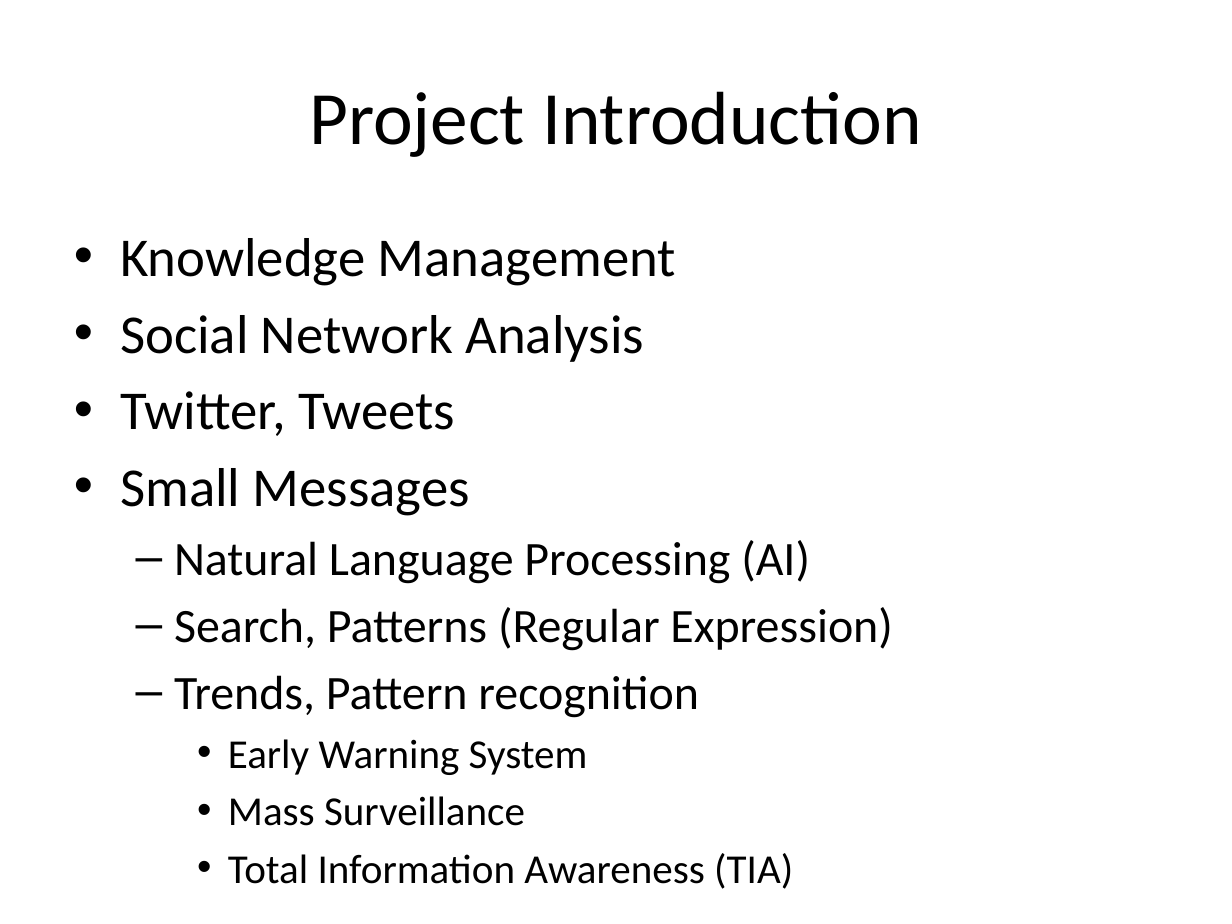
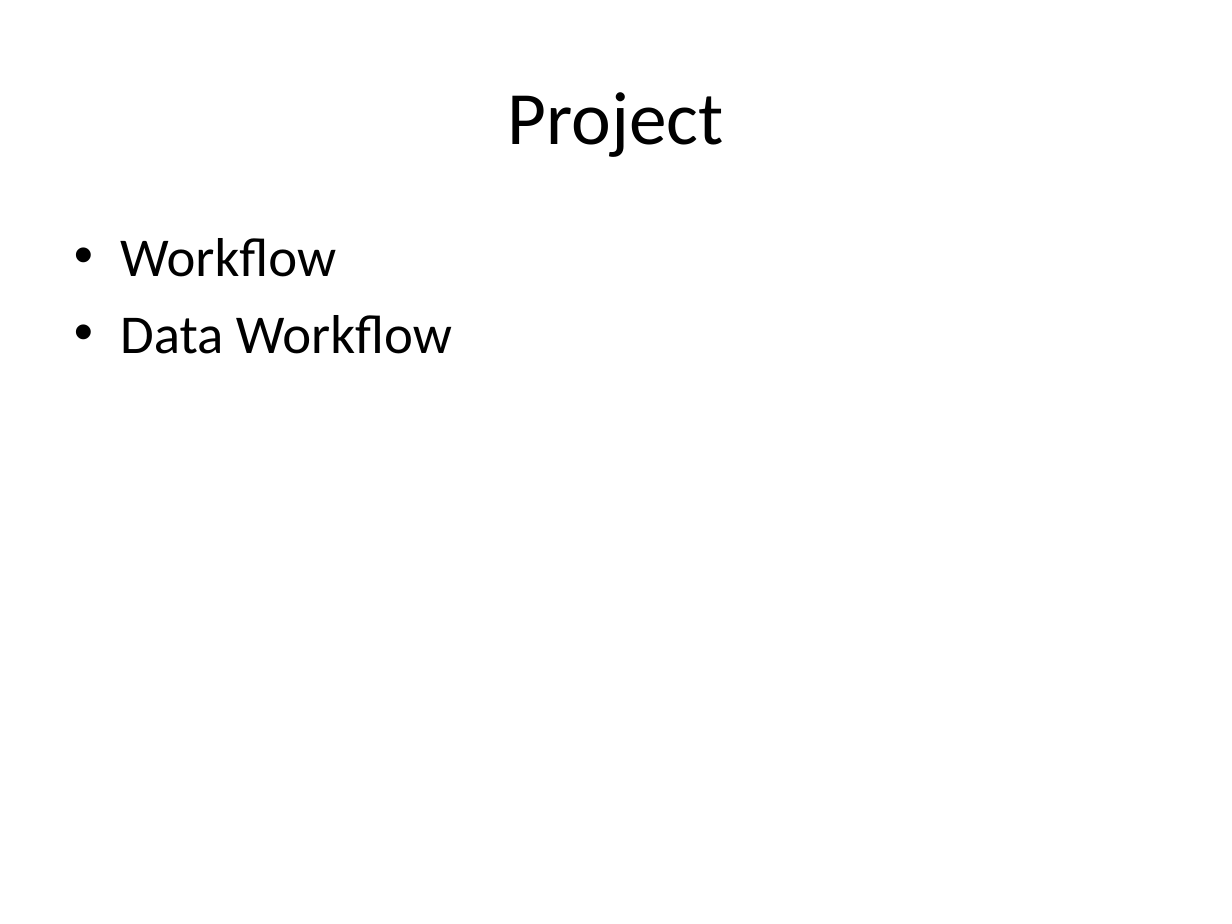
Before and after one commit to isurup/kalle-martin-group, a slide deck: slide 1 of SSE3/MartinPresentation/project extra slides.pptx. Drawn at 1232x924 pixels with LibreOffice and Linux fonts; fonts in the diff are those of the drawing. Boxes give left, top, right and bottom in pixels: in the first picture for what was removed or moved away, otherwise in the second. Text is boxed around its words. In the diff, an @@ line names an element or a change of style, - is before the commit and + after.

```diff
--- a/SSE3/MartinPresentation/project extra slides.pptx
+++ b/SSE3/MartinPresentation/project extra slides.pptx
@@ title at [508, 92, 724, 157]: text changed @@
-Project Introduction
+Project
@@ text at [120, 238, 452, 354]: text changed; size 28 to 32 pt @@
-• Knowledge Management
-• Social Network Analysis
-• Twitter, Tweets
-• Small Messages
-  – Natural Language Processing (AI)
-  – Search, Patterns (Regular Expression)
-  – Trends, Pattern recognition
-    • Early Warning System
-    • Mass Surveillance
-    • Total Information Awareness (TIA)
+• Workflow
+• Data Workflow
```
Also in this commit, not shown: 1 other slide changed, 1 slide added, 4 slides removed.
